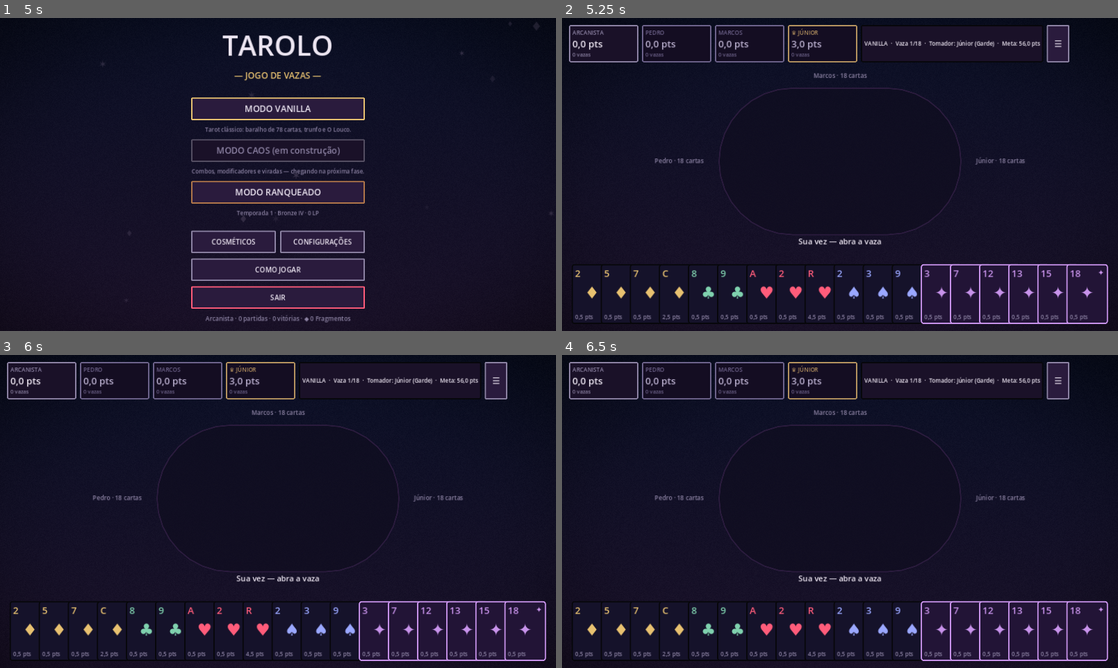
Above: before the commit, frames 1-4 (two rows, left to right).
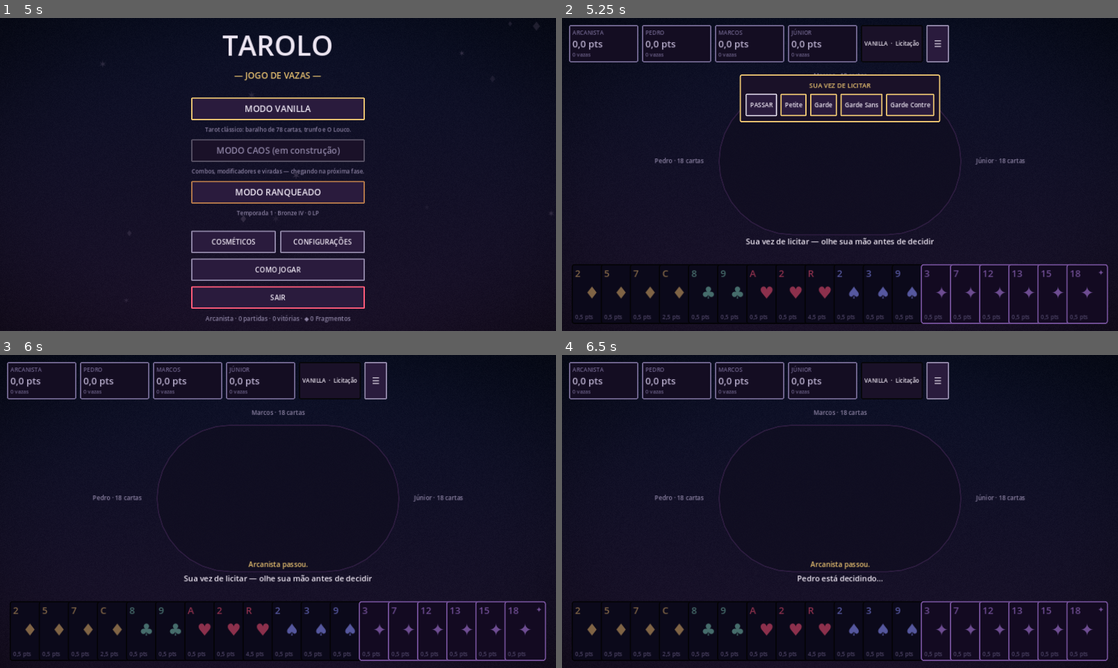
Above: after the commit, the same moments.

Repository: bluumcc/tarolo
Game: Godot game, scene res://scenes/MainMenu.tscn
Same seed, same stepped clock (60 frames per second), same inputs: the game is played once before the commit and once after it.
Inputs (mouse positions are in pixels of both pictures, inside the frame that each line leads up to):
- Up to frame 1 (5 s): click "COMO JOGAR" at 0.5 s; click "COMO JOGAR" at 1.25 s; click "MODO VANILLA" at 2 s; click "MODO RANQUEADO" at 2.75 s; click "COSMÉTICOS" at 3.5 s; click "FECHAR" at 4.25 s
- Up to frame 2 (5.25 s): click "MODO VANILLA" at 5 s
- Up to frame 3 (6 s): click (200, 442) at 5.75 s, where only the run after the commit has a clickable "PASSAR"
- Up to frame 4 (6.5 s): no input

Frame 1 is identical in both runs. In frame 2, 7.1% of the frame differs, in the area x 1-99%, y 2-98%; in frame 3, 4.3%; in frame 4, 4.1%.

Commit message:
Licitação interativa de verdade no Vanilla (Tomador escolhido pelos jogadores)
Substitui a escolha automática de Tomador por uma licitação real: cada
jogador, na sua vez, passa ou oferece um lance mais alto que o anterior
(Petite/Garde/Garde Sans/Garde Contre le Chien). Quem vence assume como
Tomador; se todos passarem, a mão é redistribuída. O último jogador ativo
é obrigado a licitar se ninguém arrematou ainda (evita mão sem Tomador).

- MatchEngine: place_bid()/bid_options()/is_bidding_forced() como máquina
  de estados pura; Garde Sans e Garde Contre mudam como o talão conta pro
  Tomador (sem/com ele entrando na jogada).
- BotAI.bid_choice(): bots avaliam a força da própria mão e decidem
  licitar ou passar (com ruído por dificuldade).
- GameScene: fase de licitação jogável antes das vazas — mostra a mão,
  os lances de cada um, e um prompt com os contratos disponíveis pro
  jogador humano.
- Testes: cobertura da máquina de licitação (lance forçado, sobreposição
  de lances, Garde Sans/Contre) e simulação completa com o novo fluxo.

Co-Authored-By: Claude Sonnet 5 <noreply@anthropic.com>
Claude-Session: https://claude.ai/code/session_011qPhSZ6VtyM6UvSSPJpf4k

Diff:
--- a/scripts/core/bot_ai.gd
+++ b/scripts/core/bot_ai.gd
@@ -6,6 +6,57 @@
 enum Difficulty { EASY, NORMAL, HARD }
 
 const DIFFICULTY_NAMES := ["Fácil", "Normal", "Difícil"]
+
+
+## Força estimada de uma mão pra decidir lance na licitação: soma os pontos das cartas,
+## com peso extra pra Trunfos e principalmente pros Bouts.
+static func hand_strength(hand: Array) -> float:
+	var s := 0.0
+	for c in hand:
+		var card: CardData = c
+		if card.is_bout():
+			s += 4.0
+		elif card.is_trunfo():
+			s += 1.2
+		else:
+			s += card.points()
+	return s
+
+
+## Decide o lance do bot na licitação. `options` = contratos disponíveis agora
+## (Scoring.Contract, já filtrados pra maiores que o lance atual). `forced` = true
+## quando o bot é obrigado a dar algum lance (último ativo, ninguém arrematou ainda).
+## Retorna -1 (passar) ou um valor de Scoring.Contract.
+static func bid_choice(hand: Array, options: Array, forced: bool, difficulty: int, rng: RandomNumberGenerator) -> int:
+	var strength := hand_strength(hand)
+	match difficulty:
+		Difficulty.EASY:
+			strength += rng.randf_range(-10.0, 10.0)
+		Difficulty.NORMAL:
+			strength += rng.randf_range(-4.0, 4.0)
+		_:
+			strength += rng.randf_range(-1.5, 1.5)
+
+	var desired := -1
+	if strength >= 34.0:
+		desired = Scoring.Contract.GARDE_CONTRE
+	elif strength >= 28.0:
+		desired = Scoring.Contract.GARDE_SANS
+	elif strength >= 21.0:
+		desired = Scoring.Contract.GARDE
+	elif strength >= 14.0:
+		desired = Scoring.Contract.PETITE
+
+	if options.is_empty():
+		return -1 if not forced else options[0]  # ninguém pode subir mais (alguém já deu Garde Contre)
+	if desired != -1 and options.has(desired):
+		return desired
+	# o que o bot queria já não está mais disponível (alguém arrematou antes) —
+	# só sobe um degrau além do que pretendia, senão desiste.
+	var next_opt: int = options[0]
+	if desired != -1 and next_opt <= desired + 1:
+		return next_opt
+	return next_opt if forced else -1
 
 
 static func choose(hand: Array, plays: Array, player: int, num_players: int, difficulty: int, rng: RandomNumberGenerator) -> CardData:
--- a/scripts/core/match_engine.gd
+++ b/scripts/core/match_engine.gd
@@ -8,18 +8,26 @@
 
 var num_players := 4
 var hands: Array = []          # Array[Array[CardData]]
-var chien: Array = []          # talão (6 cartas), incorporado à mão do tomador no setup
-var taker := 0
-var contract := 0              # Scoring.Contract — V1: escolhido automaticamente pela força da mão
+var chien: Array = []          # talão (6 cartas)
 var plays: Array = []          # vaza atual: [{player, card}]
-var captured: Array = []       # Array[Array[CardData]] capturado por cada jogador (vazas + talão do tomador)
-var leader := 0
-var current := 0
+var captured: Array = []       # Array[Array[CardData]] capturado por cada jogador
+var leader := -1
+var current := -1
 var trick_number := 0
-var total_tricks := 0
+var total_tricks := -1
 var history: Array = []        # resultados das vazas
 var result: Dictionary = {}    # preenchido quando a rodada acaba (round_finished)
 var rng := RandomNumberGenerator.new()
+
+# ------------------------------------------------------------------ licitação
+var taker := -1
+var contract := -1
+var bid_turn := 0
+var bid_active: Array = []     # ainda não passou
+var highest_bid := -1
+var highest_bidder := -1
+var bidding_done := false
+var bidding_void := false      # todos passaram (mão anulada — chamador deve refazer o setup)
 
 
 ## config: { seed, players }
@@ -37,55 +45,108 @@
 	for p in range(num_players):
 		captured.append([])
 
-	taker = _pick_taker()
-	contract = _contract_for(taker)
-	# O tomador incorpora o talão e descarta 6 cartas de volta (sem Bouts, se possível) —
-	# essas 6 já contam como capturadas por ele pra pontuação final.
-	(hands[taker] as Array).append_array(chien)
-	Deck.sort_hand(hands[taker])
-	var discarded := _auto_discard(hands[taker], Deck.CHIEN_SIZE)
-	for c in discarded:
-		(hands[taker] as Array).erase(c)
-	captured[taker].append_array(discarded)
-
+	taker = -1
+	contract = -1
+	bid_turn = 0
+	bid_active = []
+	for p in range(num_players):
+		bid_active.append(true)
+	highest_bid = -1
+	highest_bidder = -1
+	bidding_done = false
+	bidding_void = false
+
+	leader = -1
+	current = -1
+	trick_number = 0
+	total_tricks = -1
+	plays = []
+	history = []
+	result = {}
+
+
+# ------------------------------------------------------------------ licitação
+
+## Contratos que `player` pode oferecer agora (estritamente acima do lance atual).
+## Passar sempre é permitido à parte, exceto quando `is_bidding_forced`.
+func bid_options(player: int) -> Array:
+	var opts: Array = []
+	for c in range(highest_bid + 1, Scoring.Contract.GARDE_CONTRE + 1):
+		opts.append(c)
+	return opts
+
+
+## Verdadeiro quando `player` é o único que ainda não passou e ninguém deu lance —
+## nesse caso, alguém precisa assumir (não pode passar), como no jogo real.
+func is_bidding_forced(player: int) -> bool:
+	if highest_bidder != -1 or not bid_active[player]:
+		return false
+	for p in range(num_players):
+		if p != player and bid_active[p]:
+			return false
+	return true
+
+
+## `choice` = -1 (passar) ou um valor de `Scoring.Contract`.
+func place_bid(player: int, choice: int) -> Dictionary:
+	if bidding_done or player != bid_turn or not bid_active[player]:
+		return {"ok": false, "error": "fora de vez"}
+	if choice == -1:
+		if is_bidding_forced(player):
+			return {"ok": false, "error": "obrigado a dar um lance"}
+		bid_active[player] = false
+	else:
+		if choice <= highest_bid:
+			return {"ok": false, "error": "lance muito baixo"}
+		highest_bid = choice
+		highest_bidder = player
+	_advance_bidding()
+	return {"ok": true, "done": bidding_done}
+
+
+func _advance_bidding() -> void:
+	var active_count := 0
+	for a in bid_active:
+		if a:
+			active_count += 1
+	if active_count == 0:
+		bidding_done = true
+		bidding_void = true
+		return
+	if active_count == 1 and highest_bidder != -1 and bid_active[highest_bidder]:
+		bidding_done = true
+		taker = highest_bidder
+		contract = highest_bid
+		_finalize_taker()
+		return
+	var attempts := 0
+	while attempts < num_players:
+		bid_turn = (bid_turn + 1) % num_players
+		attempts += 1
+		if bid_active[bid_turn] and bid_turn != highest_bidder:
+			return
+
+
+## Aplica as regras do contrato vencedor sobre o talão e prepara o início das vazas.
+## Petite/Garde: o tomador vê o talão e descarta 6 cartas de volta (contam pra ele).
+## Garde Sans: o tomador não vê o talão, mas ele conta pra ele mesmo assim.
+## Garde Contre: o tomador não vê o talão, e ele NÃO conta pra ele (fica com a defesa).
+func _finalize_taker() -> void:
+	match contract:
+		Scoring.Contract.PETITE, Scoring.Contract.GARDE:
+			(hands[taker] as Array).append_array(chien)
+			Deck.sort_hand(hands[taker])
+			var discarded := _auto_discard(hands[taker], Deck.CHIEN_SIZE)
+			for c in discarded:
+				(hands[taker] as Array).erase(c)
+			captured[taker].append_array(discarded)
+		Scoring.Contract.GARDE_SANS:
+			captured[taker].append_array(chien)
+		Scoring.Contract.GARDE_CONTRE:
+			pass  # talão não entra na jogada nem pontua pro tomador
 	total_tricks = (hands[0] as Array).size()
 	leader = (taker + 1) % num_players
 	current = leader
-	trick_number = 0
-	plays = []
-	history = []
-	result = {}
-
-
-## V1: sem licitação interativa — quem tem a mão mais forte assume como tomador.
-## (a licitação de verdade — Passe/Petite/Garde/Garde Sans/Garde Contre, escolhida
-## pelo jogador — entra numa próxima fase.)
-func _pick_taker() -> int:
-	var best := 0
-	var best_strength := -1.0
-	for p in range(num_players):
-		var s := _hand_strength(hands[p])
-		if s > best_strength:
-			best_strength = s
-			best = p
-	return best
-
-
-func _hand_strength(hand: Array) -> float:
-	var s := 0.0
-	for c in hand:
-		var card: CardData = c
-		if card.is_bout():
-			s += 3.0
-		elif card.is_trunfo():
-			s += 1.0
-		else:
-			s += card.points()
-	return s
-
-
-func _contract_for(taker_seat: int) -> int:
-	return Scoring.Contract.GARDE if _hand_strength(hands[taker_seat]) >= 26.0 else Scoring.Contract.PETITE
 
 
 ## Descarta as `n` cartas mais fracas (nunca um Bout) de `hand`, devolve as descartadas.
@@ -95,12 +156,14 @@
 	return pool.slice(0, mini(n, pool.size()))
 
 
+# ------------------------------------------------------------------ vazas
+
 func legal_for(player: int) -> Array:
 	return TrickRules.legal_cards(hands[player], plays)
 
 
 func is_round_over() -> bool:
-	return trick_number >= total_tricks
+	return total_tricks > 0 and trick_number >= total_tricks
 
 
 ## Joga `card` pelo jogador da vez. Retorna { ok, trick_complete, result? }.
@@ -153,6 +216,8 @@
 		taker_points += card.points()
 		if card.is_bout():
 			bouts += 1
+	# Garde Sans/Contre: o talão nunca entrou na mão do tomador (não é jogado em vaza
+	# nenhuma), então ele só entra na conta final aqui — não nos dois casos acima.
 	var r := Scoring.resolve(taker_points, bouts, contract)
 	r["taker"] = taker
 	r["taker_points"] = taker_points
--- a/scripts/ui/game_scene.gd
+++ b/scripts/ui/game_scene.gd
@@ -3,6 +3,7 @@
 ## Assentos: 0 = jogador (baixo), 1 = esquerda, 2 = topo, 3 = direita (sentido horário).
 
 signal human_card_chosen(card: CardData)
+signal human_bid_chosen(choice: int)
 signal match_finished(summary: Dictionary)
 
 const CARD_SCENE := preload("res://scenes/Card.tscn")
@@ -16,6 +17,7 @@
 var paused := false
 
 var hud_badges: Array = []       # PanelContainer por jogador
+var hud_titles: Array = []       # Label — nome do jogador (atualizado quando o tomador é definido)
 var hud_points: Array = []       # Label — pontos capturados até agora (provisório)
 var hud_tricks: Array = []       # Label — vazas vencidas / colocação
 var seat_labels: Array = []      # Label de mão dos bots (contagem de cartas)
@@ -39,6 +41,11 @@
 	get_viewport().size_changed.connect(_on_resize)
 	_refresh_hud()
 	_rebuild_hand()
+	await _run_bidding()
+	if not is_inside_tree():
+		return
+	_update_taker_badge()
+	_refresh_hud()
 	_run_round.call_deferred()
 
 
@@ -63,22 +70,20 @@
 	hud.add_theme_constant_override("v_separation", 8)
 	root.add_child(hud)
 	for p in range(engine.num_players):
-		var accent := UIKit.GOLD if p == engine.taker else UIKit.MUTED
-		var badge := UIKit.panel(UIKit.PURPLE_DEEP, accent, 8)
+		var badge := UIKit.panel(UIKit.PURPLE_DEEP, UIKit.MUTED, 8)
 		badge.custom_minimum_size = Vector2(160, 0)
 		var v := VBoxContainer.new()
 		v.add_theme_constant_override("separation", 0)
 		badge.add_child(v)
-		var title := str(config["names"][p])
-		if p == engine.taker:
-			title = "♛ " + title
-		v.add_child(UIKit.label(title.to_upper(), 13, accent))
+		var title_label := UIKit.label(str(config["names"][p]).to_upper(), 13, UIKit.MUTED)
+		v.add_child(title_label)
 		var pts := UIKit.label("0,0 pts", 22, UIKit.INK)
 		v.add_child(pts)
 		var tr := UIKit.label("0 vazas", 12, UIKit.MUTED)
 		v.add_child(tr)
 		hud.add_child(badge)
 		hud_badges.append(badge)
+		hud_titles.append(title_label)
 		hud_points.append(pts)
 		hud_tricks.append(tr)
 
@@ -228,16 +233,119 @@
 		if p > 0:
 			(seat_labels[p] as Label).text = "%s · %d cartas" % [config["names"][p], (engine.hands[p] as Array).size()]
 	var mode_name: String = GameState.MODE_NAMES[GameState.mode]
-	var bouts_now := 0
-	for c in engine.captured[engine.taker]:
-		if (c as CardData).is_bout():
-			bouts_now += 1
-	var target := Scoring.target_for_bouts(bouts_now)
-	var extra := "  ·  Tomador: %s (%s)  ·  Meta: %s pts" % [config["names"][engine.taker], Scoring.CONTRACT_NAMES[engine.contract], UIKit.fmt_dec(target, 1)]
+	var extra := ""
+	if engine.taker != -1:
+		var bouts_now := 0
+		for c in engine.captured[engine.taker]:
+			if (c as CardData).is_bout():
+				bouts_now += 1
+		var target := Scoring.target_for_bouts(bouts_now)
+		extra = "  ·  Tomador: %s (%s)  ·  Meta: %s pts" % [config["names"][engine.taker], Scoring.CONTRACT_NAMES[engine.contract], UIKit.fmt_dec(target, 1)]
 	if GameState.mode == GameState.Mode.RANKED:
 		var t := Ranked.tier_info(int(GameState.ranked()["points"]), int(GameState.ranked()["mmr"]))
 		extra += "  ·  %s" % t["label"]
-	info_label.text = "%s  ·  Vaza %d/%d%s" % [mode_name.to_upper(), mini(engine.trick_number + 1, engine.total_tricks), engine.total_tricks, extra]
+	if engine.taker == -1:
+		info_label.text = "%s  ·  Licitação" % mode_name.to_upper()
+	else:
+		info_label.text = "%s  ·  Vaza %d/%d%s" % [mode_name.to_upper(), mini(engine.trick_number + 1, engine.total_tricks), engine.total_tricks, extra]
+
+
+func _update_taker_badge() -> void:
+	for p in range(engine.num_players):
+		var accent := UIKit.GOLD if p == engine.taker else UIKit.MUTED
+		(hud_badges[p] as PanelContainer).add_theme_stylebox_override("panel", UIKit.box(UIKit.PURPLE_DEEP, accent, 3, 4, 8))
+		var title: Label = hud_titles[p]
+		var base_name := str(config["names"][p]).to_upper()
+		title.text = "♛ " + base_name if p == engine.taker else base_name
+		title.add_theme_color_override("font_color", accent)
+
+
+# ------------------------------------------------------------------ licitação
+
+func _run_bidding() -> void:
+	while true:
+		while not engine.bidding_done:
+			if not is_inside_tree():
+				return
+			var p := engine.bid_turn
+			var choice: int
+			if p == 0 and not GameState.autoplay:
+				choice = await _wait_human_bid()
+			else:
+				status_label.text = "%s está decidindo..." % config["names"][p] if p != 0 else "Autoplay..."
+				await _wait(0.35)
+				if not is_inside_tree():
+					return
+				var opts := engine.bid_options(p)
+				var forced := engine.is_bidding_forced(p)
+				choice = BotAI.bid_choice(engine.hands[p], opts, forced, int(config["difficulty"][p]), bot_rng)
+			var res := engine.place_bid(p, choice)
+			if not res.get("ok", false):
+				continue
+			_announce_bid(p, choice)
+			await _wait(0.45)
+			if not is_inside_tree():
+				return
+		if engine.bidding_void:
+			status_label.text = "Todos passaram — nova mão."
+			trick_label.text = ""
+			await _wait(1.0)
+			if not is_inside_tree():
+				return
+			engine.setup(config)
+			_rebuild_hand()
+			continue
+		break
+	status_label.text = "%s é o Tomador! Contrato: %s" % [config["names"][engine.taker], Scoring.CONTRACT_NAMES[engine.contract]]
+	trick_label.text = ""
+	await _wait(1.1)
+
+
+func _announce_bid(player: int, choice: int) -> void:
+	trick_label.text = "%s passou." % config["names"][player] if choice == -1 else "%s deu %s!" % [config["names"][player], Scoring.CONTRACT_NAMES[choice]]
+	Sfx.play("tick")
+
+
+func _wait_human_bid() -> int:
+	var opts := engine.bid_options(0)
+	var forced := engine.is_bidding_forced(0)
+	status_label.text = "Sua vez de licitar — olhe sua mão antes de decidir"
+	_show_bid_prompt(opts, forced)
+	var choice: int = await human_bid_chosen
+	return choice
+
+
+func _show_bid_prompt(opts: Array, forced: bool) -> void:
+	var panel := UIKit.panel(UIKit.PURPLE_DEEP, UIKit.GOLD, 14)
+	panel.name = "BidPrompt"
+	var v := VBoxContainer.new()
+	v.add_theme_constant_override("separation", 8)
+	panel.add_child(v)
+	v.add_child(UIKit.label("SUA VEZ DE LICITAR", 15, UIKit.GOLD, HORIZONTAL_ALIGNMENT_CENTER))
+	var row := HBoxContainer.new()
+	row.add_theme_constant_override("separation", 8)
+	v.add_child(row)
+	var first_btn: Button
+	if not forced:
+		var pass_btn := UIKit.button("PASSAR", UIKit.MUTED, 14)
+		pass_btn.pressed.connect(func():
+			panel.queue_free()
+			human_bid_chosen.emit(-1))
+		row.add_child(pass_btn)
+		first_btn = pass_btn
+	for c in opts:
+		var b := UIKit.button(Scoring.CONTRACT_NAMES[c], UIKit.GOLD, 14)
+		b.pressed.connect(func(cc = c):
+			panel.queue_free()
+			human_bid_chosen.emit(cc))
+		row.add_child(b)
+		if first_btn == null:
+			first_btn = b
+	popup_layer.add_child(panel)
+	panel.set_anchors_and_offsets_preset(Control.PRESET_CENTER_TOP)
+	panel.position.y = 130
+	if first_btn:
+		first_btn.grab_focus.call_deferred()
 
 
 # ------------------------------------------------------------------ loop de turnos
@@ -532,8 +640,9 @@
 	finished = true
 	match GameState.mode:
 		GameState.Mode.RANKED:
-			var deltas := Scoring.distribute(-25.0, engine.taker, engine.num_players)
-			GameState.report_match({"placement": engine.num_players - 1, "taker": engine.taker, "contract": engine.contract, "success": false, "deltas": deltas})
+			var taker_seat := maxi(engine.taker, 0)
+			var deltas := Scoring.distribute(-25.0, taker_seat, engine.num_players)
+			GameState.report_match({"placement": engine.num_players - 1, "taker": taker_seat, "contract": maxi(engine.contract, 0), "success": false, "deltas": deltas})
 			get_tree().change_scene_to_file("res://scenes/RankedLobby.tscn")
 		_:
 			get_tree().change_scene_to_file("res://scenes/MainMenu.tscn")
--- a/tests/screenshot.gd
+++ b/tests/screenshot.gd
@@ -1,5 +1,7 @@
 extends Node
 ## Captura de tela para revisão visual (requer display/GPU, ex.: xvfb-run).
+## "game" roda em autoplay (mesa em vazas). "bid" para no início, com o humano no
+## controle, pra fotografar a tela de licitação.
 
 func _ready() -> void:
 	var args := {}
@@ -8,9 +10,9 @@
 		args[kv[0]] = kv[1] if kv.size() > 1 else ""
 	SaveManager.persist = false
 	var scene: String = str(args.get("scene", "menu"))
-	var path: String = {"menu": "res://scenes/MainMenu.tscn", "game": "res://scenes/GameScene.tscn", "ranked": "res://scenes/RankedLobby.tscn"}[scene]
-	if scene == "game":
-		GameState.autoplay = true
+	var lookup := {"menu": "res://scenes/MainMenu.tscn", "game": "res://scenes/GameScene.tscn", "bid": "res://scenes/GameScene.tscn", "ranked": "res://scenes/RankedLobby.tscn"}
+	var path: String = lookup[scene]
+	GameState.autoplay = scene == "game"
 	add_child(load(path).instantiate())
 	await get_tree().create_timer(float(args.get("wait", "1.0"))).timeout
 	var img := get_viewport().get_texture().get_image()
--- a/tests/smoke_test.gd
+++ b/tests/smoke_test.gd
@@ -41,7 +41,9 @@
 	var total_captured := 0
 	for hand in g.engine.captured:
 		total_captured += (hand as Array).size()
-	check(total_captured == 78, "as 78 cartas foram todas capturadas (tem %d)" % total_captured)
+	# No Garde Contre le Chien, o talão (6 cartas) fica fora da jogada de propósito.
+	var expected := 78 if g.engine.contract != Scoring.Contract.GARDE_CONTRE else 78 - Deck.CHIEN_SIZE
+	check(total_captured == expected, "todas as cartas relevantes foram capturadas (tem %d, esperava %d)" % [total_captured, expected])
 	await get_tree().process_frame
 	g.queue_free()
 	await get_tree().process_frame
--- a/tests/test_runner.gd
+++ b/tests/test_runner.gd
@@ -15,6 +15,7 @@
 	_test_cover_trunfo()
 	_test_louco()
 	_test_winner()
+	_test_bidding()
 	print("\n%d ok, %d falhas" % [passed, failures])
 	quit(1 if failures > 0 else 0)
 
@@ -127,6 +128,54 @@
 	check(not TrickRules.would_win(CardData.louco(), 0, []), "O Louco nunca vence a vaza")
 
 
+func _test_bidding() -> void:
+	var rng := RandomNumberGenerator.new()
+	rng.seed = 3
+	var e := MatchEngine.new()
+	e.setup({"seed": 3})
+	check(e.taker == -1 and not e.bidding_done, "licitação começa sem tomador definido")
+
+	# 3 passam, o 4º é obrigado a dar um lance (não pode passar sendo o único restante).
+	check(e.place_bid(0, -1)["ok"], "jogador 0 passa")
+	check(e.place_bid(1, -1)["ok"], "jogador 1 passa")
+	check(e.place_bid(2, -1)["ok"], "jogador 2 passa")
+	check(e.is_bidding_forced(3), "último jogador ativo é obrigado a dar lance")
+	check(not e.place_bid(3, -1)["ok"], "não pode passar quando é obrigado a licitar")
+	check(e.place_bid(3, Scoring.Contract.PETITE)["ok"], "jogador 3 assume com Petite")
+	check(e.bidding_done and e.taker == 3 and e.contract == Scoring.Contract.PETITE, "jogador 3 vira tomador")
+	check((e.hands[3] as Array).size() == 18, "tomador descartou de volta pro talão (18 cartas)")
+	check(e.total_tricks == 18, "18 vazas no Vanilla")
+
+	# Lance mais baixo que o atual é rejeitado; lance maior sobrepõe.
+	var e2 := MatchEngine.new()
+	e2.setup({"seed": 4})
+	e2.place_bid(0, Scoring.Contract.GARDE)
+	check(not e2.place_bid(1, Scoring.Contract.PETITE)["ok"], "lance abaixo do atual é rejeitado")
+	check(e2.place_bid(1, Scoring.Contract.GARDE_SANS)["ok"], "lance maior sobrepõe o anterior")
+	e2.place_bid(2, -1)
+	e2.place_bid(3, -1)
+	check(not e2.bidding_done, "jogador 0 ainda não passou: licitação continua com ele")
+	e2.place_bid(0, -1)  # 0 desiste de cobrir o Garde Sans
+	check(e2.bidding_done and e2.taker == 1 and e2.contract == Scoring.Contract.GARDE_SANS, "quem arrematou por último vence a licitação")
+	check((e2.hands[1] as Array).size() == 18, "Garde Sans: tomador não incorpora o talão na mão")
+	var chien_pts := 0.0
+	for c in e2.chien:
+		chien_pts += (c as CardData).points()
+	var captured_pts := 0.0
+	for c in e2.captured[1]:
+		captured_pts += (c as CardData).points()
+	check(is_equal_approx(captured_pts, chien_pts), "Garde Sans: talão inteiro já conta pro tomador antes de qualquer vaza")
+
+	var e3 := MatchEngine.new()
+	e3.setup({"seed": 5})
+	e3.place_bid(0, Scoring.Contract.GARDE_CONTRE)
+	e3.place_bid(1, -1)
+	e3.place_bid(2, -1)
+	e3.place_bid(3, -1)
+	check((e3.hands[0] as Array).size() == 18 and e3.captured[0].is_empty(), "Garde Contre: talão não entra em lugar nenhum pro tomador")
+	check(e3.bid_options(0).is_empty(), "ninguém pode superar Garde Contre")
+
+
 func _test_winner() -> void:
 	var plays := [
 		{"player": 0, "card": c(2, 5)},
